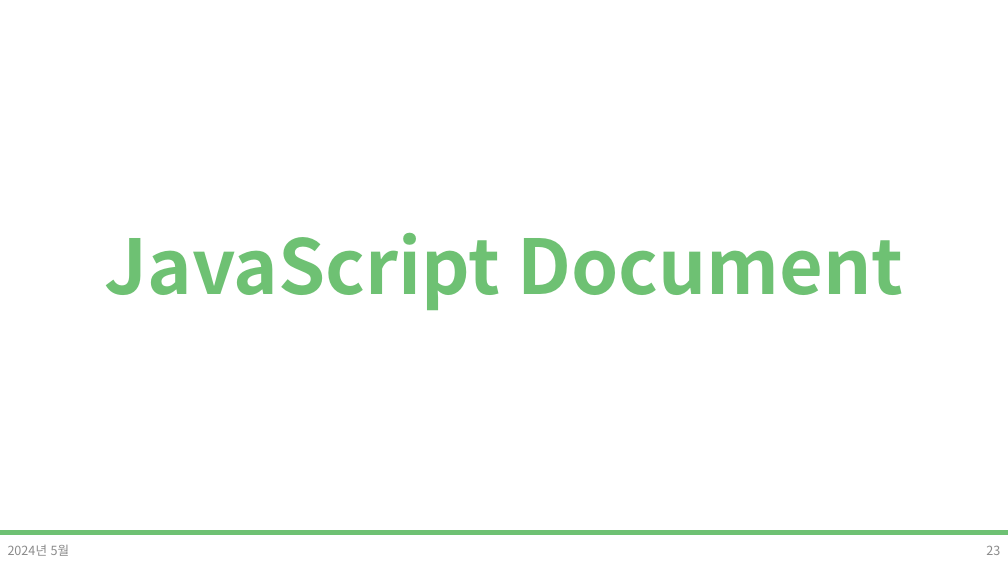
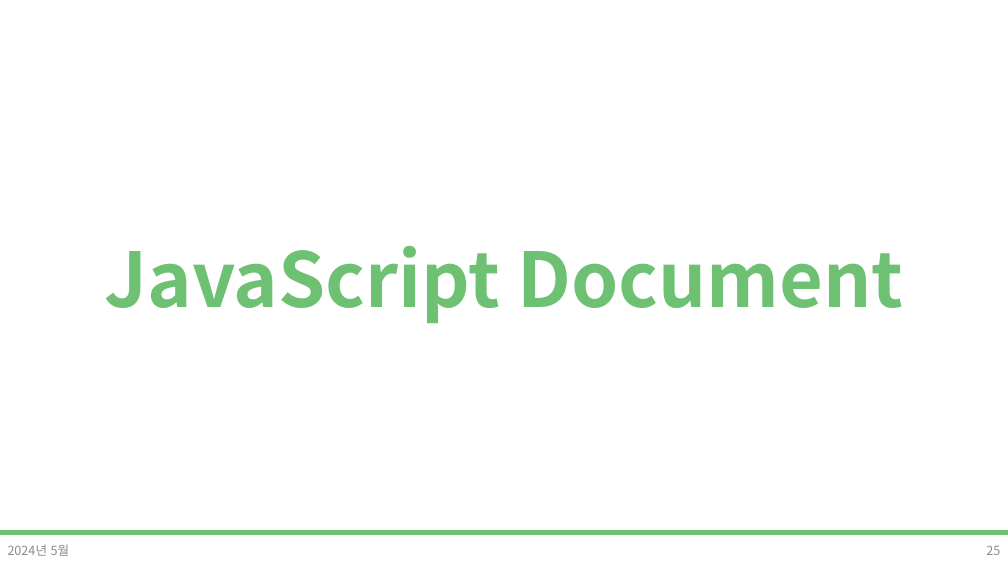
Before and after one commit to DevDamon0527/SeSAC_Yeongdeungpo_Campus_6th, a slide deck: slide 25 of material/[SeSAC_YDP_6] 04_2_Javascript_표준객체,DOM.pptx (slide 23 before the commit). Drawn at 1008x567 pixels with LibreOffice and Linux fonts; fonts in the diff are those of the drawing; background and template pictures are left out. Boxes give left, top, right and bottom in pixels: in the first picture for what was removed or moved away, otherwise in the second. Text is boxed around its words. In the diff, an @@ line names an element or a change of style, - is before the commit and + after.

```diff
--- a/material/[SeSAC_YDP_6] 04_2_Javascript_표준객체,DOM.pptx
+++ b/material/[SeSAC_YDP_6] 04_2_Javascript_표준객체,DOM.pptx
@@ title "JavaScript Document": place and size @@
-title "JavaScript Document" at <box>104,233,903,310</box>
+title "JavaScript Document" at <box>104,246,903,323</box>
@@ page number at <box>986,546,1000,555</box>: text changed @@
-23
+25
```
Also in this commit, not shown: 1 other slide changed, 17 slides added, 7 other files.
